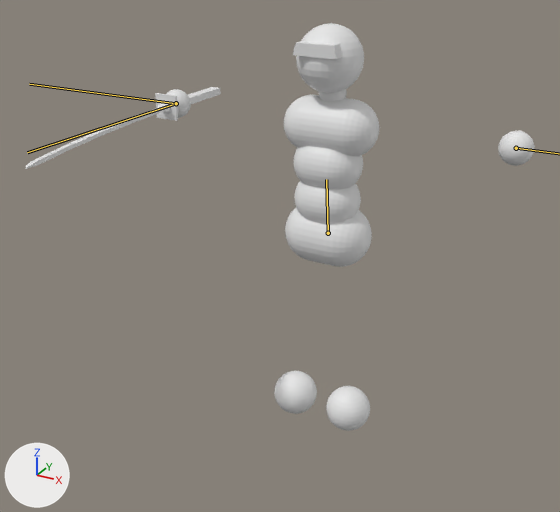
A saved change to the glTF model assets/models/simple_combat_char.glb.
Rendered twice from a 50 mm camera at (1.27, -2.71, 2.13) aimed at (-0.03, -0.33, 0.94). Arrows for +X, +Y and +Z are at lower left; the lights stay in place. The bones that change are drawn over the model as lines.

Names of what the first picture shows: 'Body', 'Sword'.
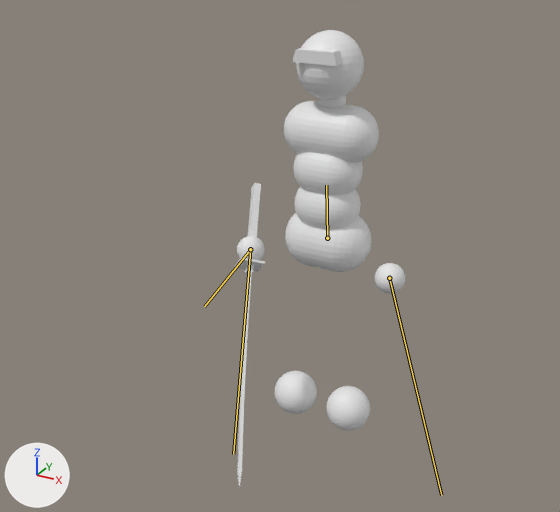
The newer file adds an action. The first version stands in its rest pose; the second is drawn at frame 0 of the action 'Idle'.

Where the change shows, as pixel boxes [x1, y1, x2, y2] in the pictures (560 x 512 px):
'Body', posed (54% narrower): before [166, 23, 535, 431]; after [237, 30, 405, 431]
'Sword', posed (84% narrower, 269% taller): before [25, 87, 221, 169]; after [234, 183, 265, 488]
bone 'Lower back', root to tip: before (328, 233) to (326, 179); after (327, 238) to (326, 185)
bone 'Hand.R', root to tip: before (176, 103) to (29, 84); after (250, 249) to (204, 306)
bone 'Sword attachment', root to tip: before (176, 103) to (27, 152); after (250, 249) to (233, 454)

The change, as a diff of the scene's bpy script:
```diff
--- a/assets/models/simple_combat_char.glb.py
+++ b/assets/models/simple_combat_char.glb.py
@@ bone_lower_back @@
 bone_lower_back = bpy.data.objects['Armature'].pose.bones['Lower back']  # child of 'Root bone'
-bone_lower_back.location = (0.0, 0.0, 0.0)
+bone_lower_back.location = (0.0, -0.024, -0.002)
@@ bone_hand_l @@
 bone_hand_l = bpy.data.objects['Armature'].pose.bones['Hand.L']  # child of 'Root bone'
-bone_hand_l.location = (0.0, 0.0, 0.0)
-bone_hand_l.rotation_quaternion = (1.0, 0.0, 0.0, 0.0)  # degrees (0, 0, 0)
+bone_hand_l.location = (-0.572, -0.412, -0.059)
+bone_hand_l.rotation_quaternion = (0.856, -0.436, 0.153, 0.234)  # degrees (-50, 28, 18)
@@ bone_hand_r @@
 bone_hand_r = bpy.data.objects['Armature'].pose.bones['Hand.R']  # child of 'Root bone'
-bone_hand_r.location = (0.0, 0.0, 0.0)
-bone_hand_r.rotation_quaternion = (1.0, 0.0, 0.0, 0.0)  # degrees (0, 0, 0)
+bone_hand_r.location = (-0.578, -0.402, 0.066)
+bone_hand_r.rotation_quaternion = (-0.796, 0.046, 0.41, -0.444)  # degrees (-33, -38, 70)
@@ bone_sword_attachment @@
 bone_sword_attachment = bpy.data.objects['Armature'].pose.bones['Sword attachment']  # child of 'Root bone'
-bone_sword_attachment.location = (0.0, 0.0, 0.0)
-bone_sword_attachment.rotation_quaternion = (1.0, 0.0, 0.0, 0.0)  # degrees (0, 0, 0)
+bone_sword_attachment.location = (0.402, 0.066, 0.578)
+bone_sword_attachment.rotation_quaternion = (0.796, 0.41, 0.444, 0.046)  # degrees (69, 42, 36)
```
